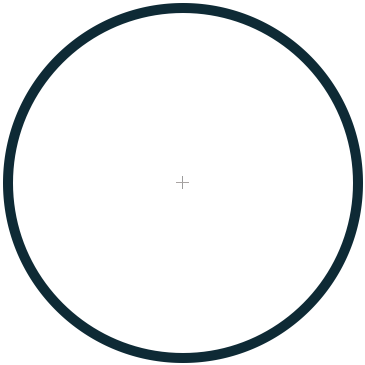
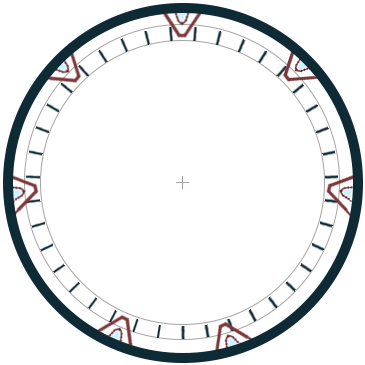
The second 365x365 image is a revision of the first. Changes to its layers:
moved "outer ring" above "chevron 7 lght" over [3, 13, 353, 361]
added layer "chevron 7 lght" above "chevron 7 open" over [170, 13, 203, 30]
added layer "chevron 7 basic" above "chevron 6" over [159, 13, 206, 39]
added layer "chevron 6" above "chevron 5" over [48, 43, 82, 86]
added layer "chevron 5" above "chevron 4" over [2, 171, 39, 217]
added layer "chevron 4" above "chevron 3" over [95, 314, 135, 346]
added layer "chevron 3" above "chevron 2" over [213, 320, 257, 361]
added layer "chevron 2" above "chevron 1" over [325, 171, 353, 218]
renamed "lines" to "chevron 1", showed it, painted on it, unmasked it over [26, 26, 338, 338]
renamed "inner circles" to "lines", showed it, painted on it, masked it over [24, 24, 340, 340]
renamed "chevron 7" to "inner circles", showed it, painted on it over [24, 13, 340, 340]
